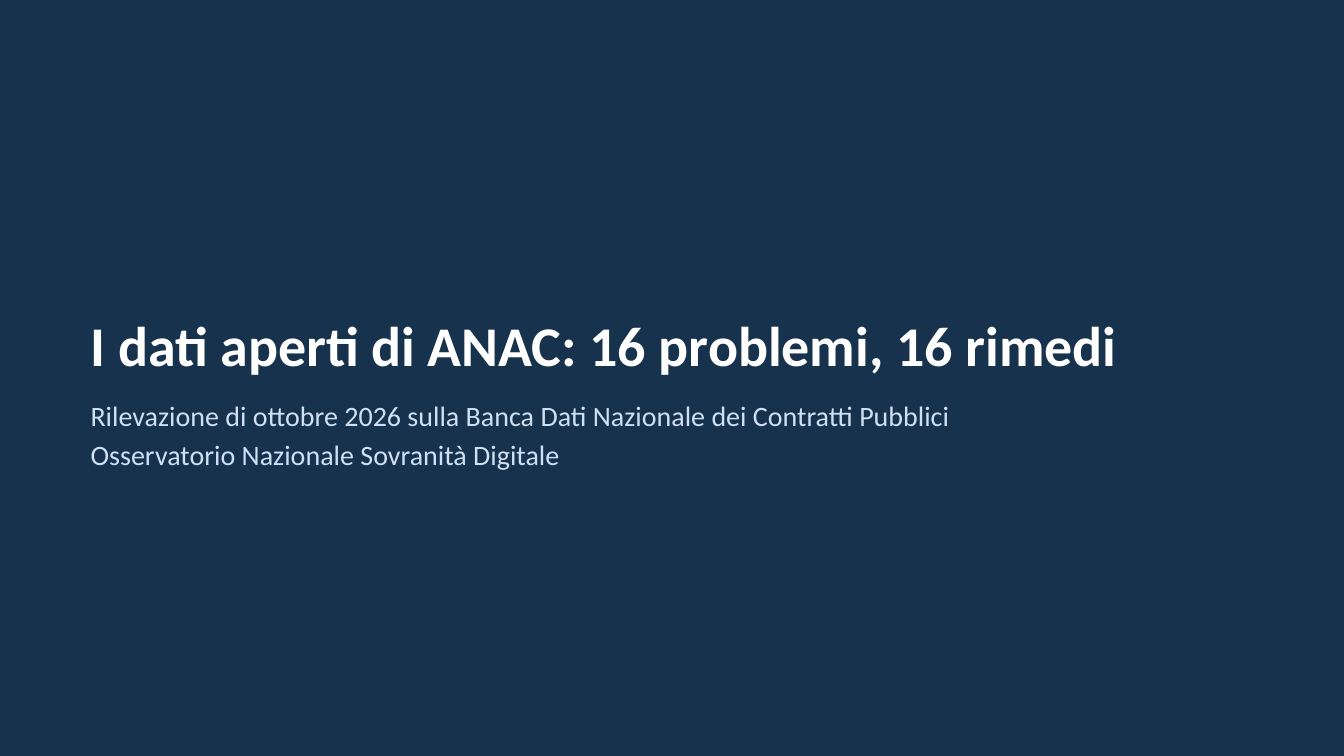
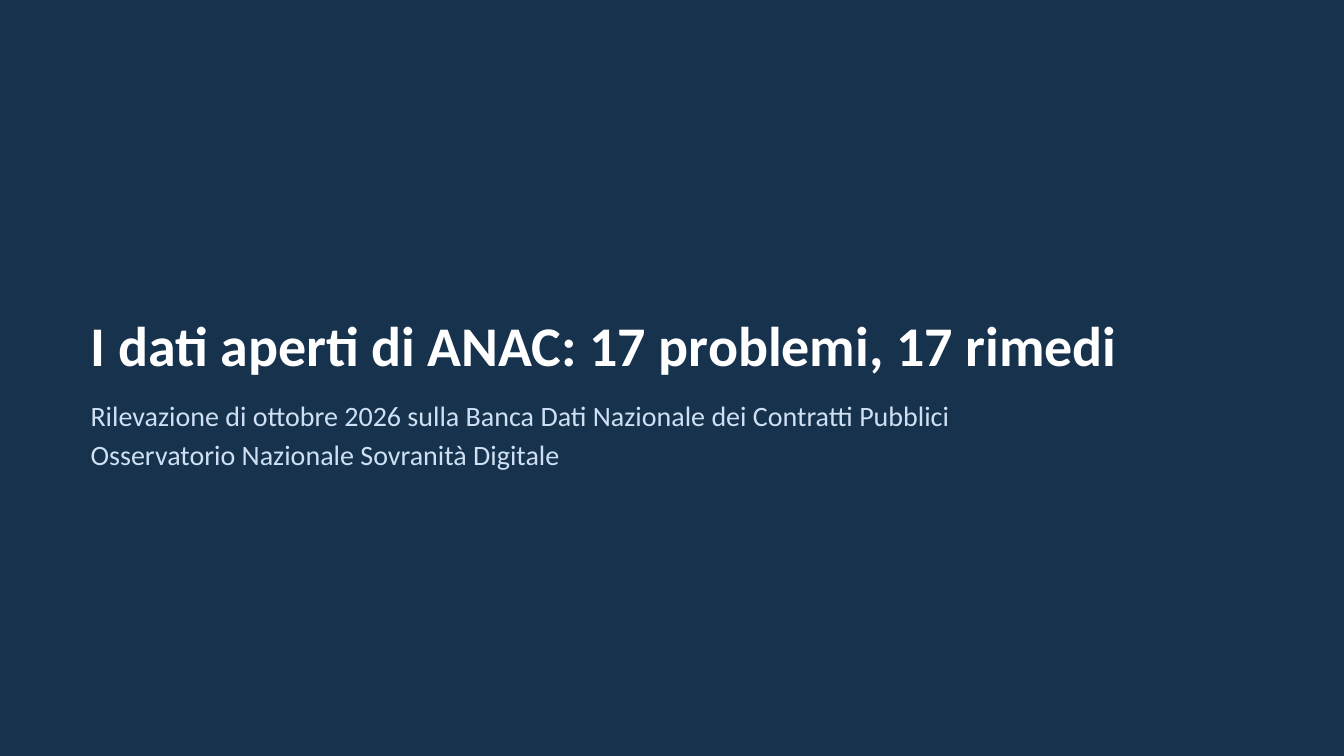
Before and after one commit to mxmap-it/analisi-spesa-ict, a slide deck: slide 1 of report/anac/presentazione-anac-2026-10.pptx. Drawn at 1344x756 pixels with LibreOffice and Linux fonts; fonts in the diff are those of the drawing. Boxes give left, top, right and bottom in pixels: in the first picture for what was removed or moved away, otherwise in the second. Text is boxed around its words. In the diff, an @@ line names an element or a change of style, - is before the commit and + after.

```diff
--- a/report/anac/presentazione-anac-2026-10.pptx
+++ b/report/anac/presentazione-anac-2026-10.pptx
@@ title at [91, 326, 1117, 375]: text changed @@
-I dati aperti di ANAC: 16 problemi, 16 rimedi
+I dati aperti di ANAC: 17 problemi, 17 rimedi
```
Also in this commit, not shown: 2 other slides changed, 12 other files.
